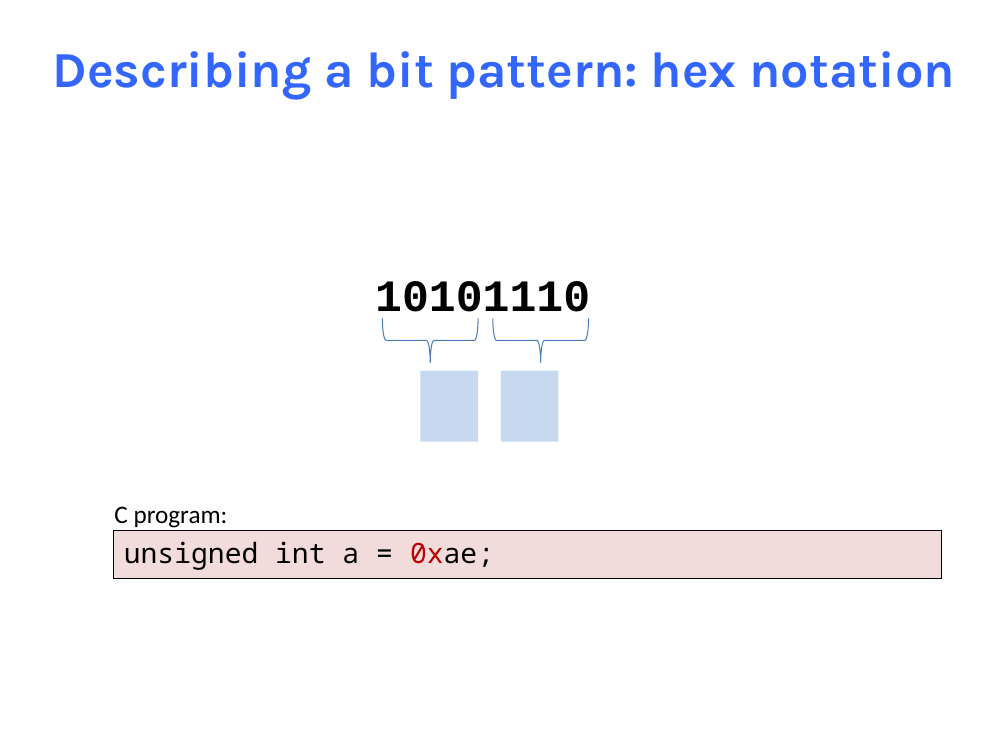
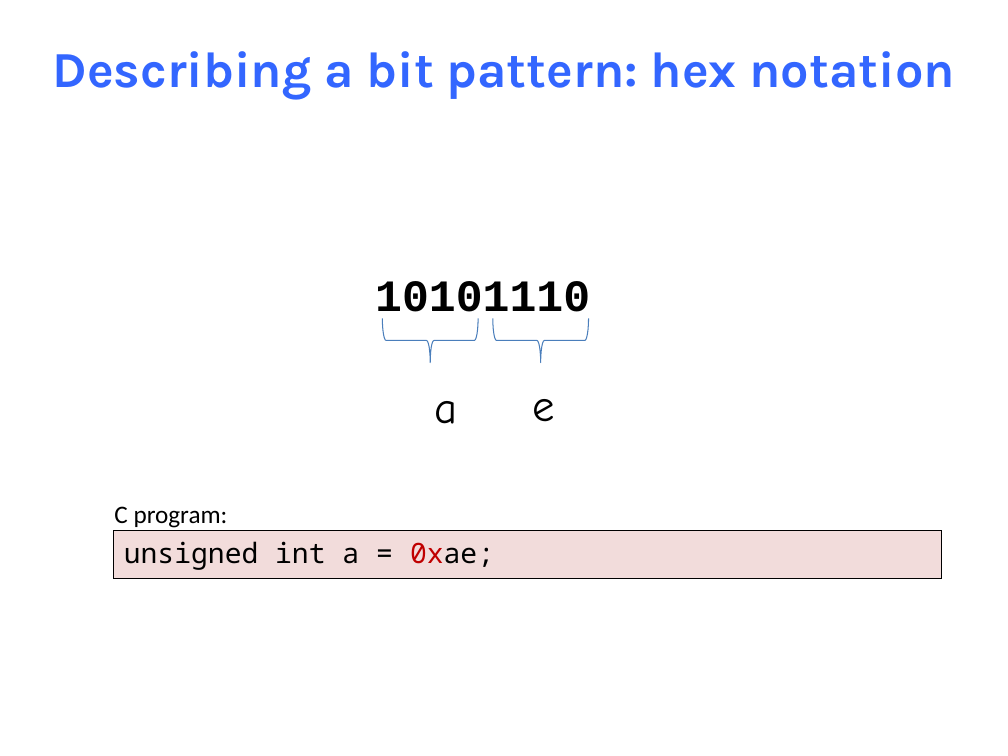
Before and after one commit to NYU-CSO/nyu-cso.github.io, a slide deck: slide 21 of notes/02-bits_bytes_int.pptx. Drawn at 1008x756 pixels with LibreOffice and Linux fonts; fonts in the diff are those of the drawing. Boxes give left, top, right and bottom in pixels: in the first picture for what was removed or moved away, otherwise in the second. Text is boxed around its words. In the diff, an @@ line names an element or a change of style, - is before the commit and + after.

```diff
--- a/notes/02-bits_bytes_int.pptx
+++ b/notes/02-bits_bytes_int.pptx
@@ rectangle removed at [420, 371, 478, 443] @@
@@ rectangle removed at [501, 371, 558, 443] @@
@@ text added at [434, 401, 457, 424], 32 pt, text #000000 @@
+a
@@ text added at [532, 399, 554, 422], 32 pt, text #000000 @@
+e
```
Also in this commit, not shown: 6 other slides changed, 1 other file.
